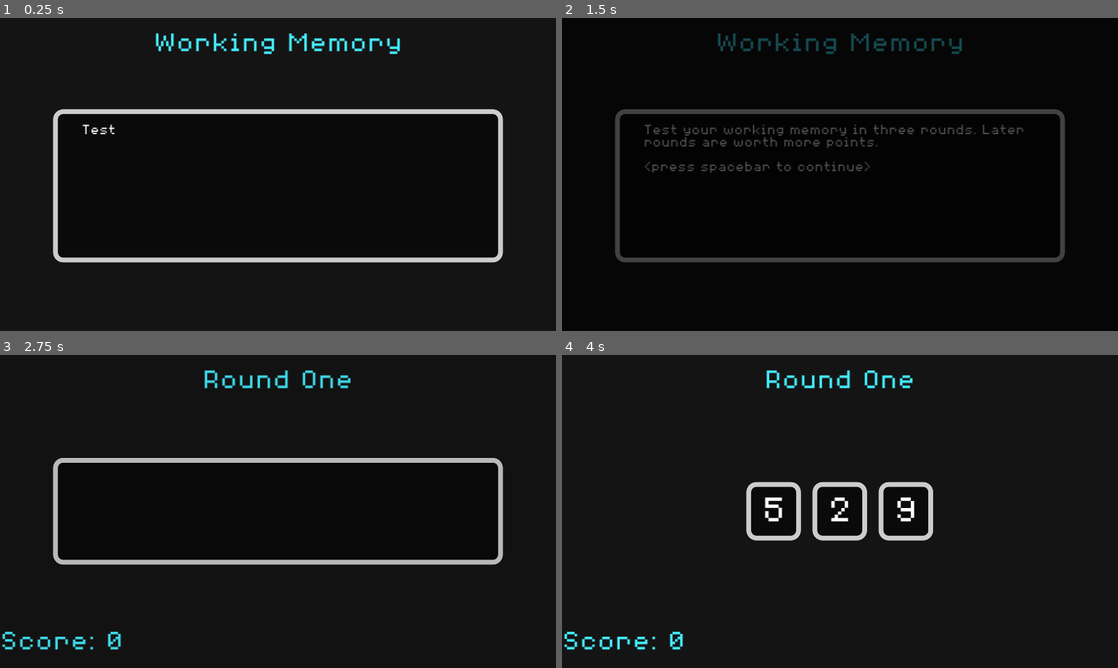
Above: before the commit, frames 1-4 (two rows, left to right).
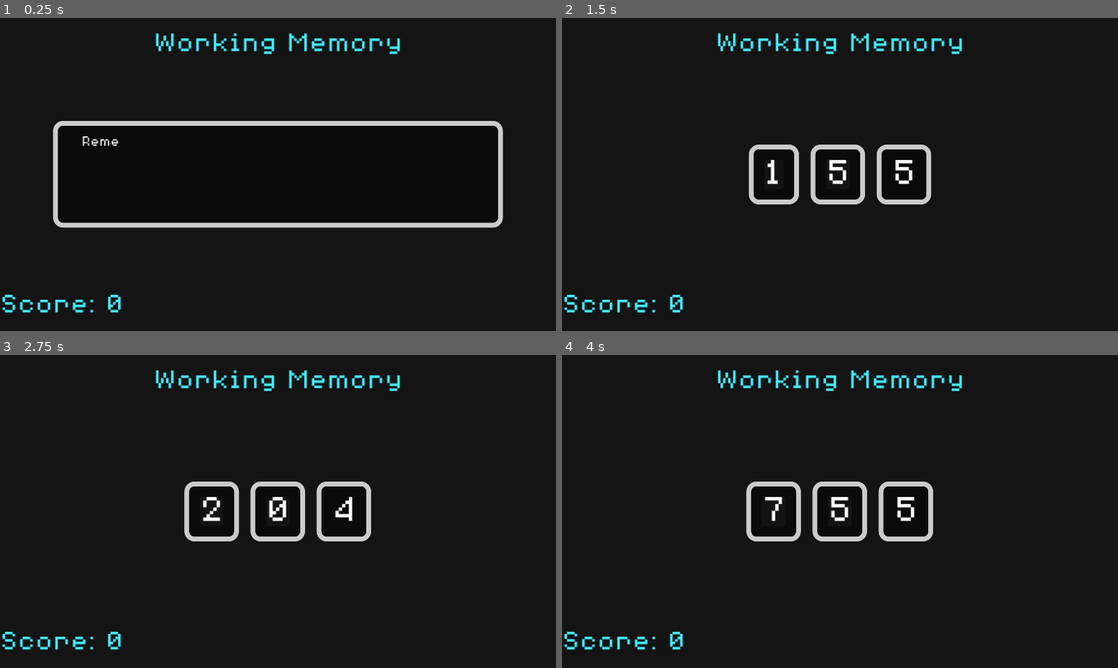
Above: after the commit, the same moments.

Repository: bblodget/WorkingMemory
Game: Godot game, scene res://GameScene.tscn
The game is run twice, just before and just after one commit, with the same random seed, the same clock (stepped at 60 frames per second) and the same inputs. Before the commit the project starts from res://Main.tscn.
Inputs:
- Up to frame 1 (0.25 s): no input
- Up to frame 2 (1.5 s): tap Enter (ui_accept) at 0.5, 0.77 s
- Up to frame 3 (2.75 s): tap Enter (ui_accept) at 1.52, 2 s
- Up to frame 4 (4 s): tap Enter (ui_accept) at 3.02, 3.5, 3.77 s

The runs differ from the first frame. In frame 1, 6.2% of the frame differs, in the area x 0-91%, y 29-95%; in frame 2, 7.5%, in the area x 0-91%, y 4-95%; in frame 3, 6.6%; in frame 4, 2.1%.

Commit message:
Figuring out color styles

Diff:
--- a/GameScene.gd
+++ b/GameScene.gd
@@ -20,6 +20,11 @@
 @onready var digit_label5 : Label = $CanvasLayer/MarginContainer/Rows/Numbers/Digit5/MarginContainer/HBoxContainer/Value
 @onready var digit_label6 : Label = $CanvasLayer/MarginContainer/Rows/Numbers/Digit6/MarginContainer/HBoxContainer/Value
 
+@onready var hide_timer : Timer = $HideTimer
+@onready var select_timer : Timer = $SelectTimer
+
+# Amount of time to show the numbers
+var show_time : float = 2.0
 
 var digit : Array = []
 var digit_label : Array = []
@@ -31,6 +36,13 @@
 var enable : bool = false
 
 const MAX_DIGITS = 7
+
+const YELLOW : Color = Color(0.898039, 0.803922, 0.278431, 1)
+const WHITE : Color = Color(0.796078, 0.796078, 0.796078, 1)
+const BLACK : Color = Color(0.0392157, 0.0392157, 0.0392157, 1)
+const RED : Color = Color(0.764706, 0.14902, 0.0862745, 1)
+const GREEN : Color = Color(0.152941, 0.705882, 0.0745098, 1)
+
 
 enum State {
 	INSTRUCTIONS,
@@ -38,6 +50,7 @@
 	SELECT,
 	HIDE,
 	INPUT,
+	WAIT2,
 	FINISHED
 }
 
@@ -51,7 +64,11 @@
 
 var current_round : Round = Round.NORMAL
 
-var tween : Tween
+var style_white : StyleBoxFlat
+var style_yellow : StyleBoxFlat
+var style_green : StyleBoxFlat
+var style_red : StyleBoxFlat
+
 
 # Called when the node enters the scene tree for the first time.
 func _ready():
@@ -75,7 +92,73 @@
 	digit_label.append(digit_label5)
 	digit_label.append(digit_label6)
 
-	#start_scene()
+	_setup_styles()
+
+	start_scene()
+
+func _setup_styles():
+	style_white = StyleBoxFlat.new()
+	style_yellow = StyleBoxFlat.new()
+	style_red = StyleBoxFlat.new()
+	style_green = StyleBoxFlat.new()
+
+	# Setup style_white
+	style_white.bg_color = BLACK
+	style_white.border_width_left = 10
+	style_white.border_width_top = 10
+	style_white.border_width_right = 10
+	style_white.border_width_bottom = 10
+	style_white.border_color = WHITE
+	style_white.corner_radius_top_left = 20
+	style_white.corner_radius_top_right = 20
+	style_white.corner_radius_bottom_right = 20
+	style_white.corner_radius_bottom_left = 20
+	style_white.corner_detail = 10
+
+	# Setup style_yellow
+	style_yellow.bg_color = BLACK
+	style_yellow.border_width_left = 10
+	style_yellow.border_width_top = 10
+	style_yellow.border_width_right = 10
+	style_yellow.border_width_bottom = 10
+	style_yellow.border_color = YELLOW
+	style_yellow.corner_radius_top_left = 20
+	style_yellow.corner_radius_top_right = 20
+	style_yellow.corner_radius_bottom_right = 20
+	style_yellow.corner_radius_bottom_left = 20
+	style_yellow.corner_detail = 10
+
+	# Setup style_red
+	style_red.bg_color = BLACK
+	style_red.border_width_left = 10
+	style_red.border_width_top = 10
+	style_red.border_width_right = 10
+	style_red.border_width_bottom = 10
+	style_red.border_color = RED
+	style_red.corner_radius_top_left = 20
+	style_red.corner_radius_top_right = 20
+	style_red.corner_radius_bottom_right = 20
+	style_red.corner_radius_bottom_left = 20
+	style_red.corner_detail = 10
+
+	# Setup style_green
+	style_green.bg_color = BLACK
+	style_green.border_width_left = 10
+	style_green.border_width_top = 10
+	style_green.border_width_right = 10
+	style_green.border_width_bottom = 10
+	style_green.border_color = RED
+	style_green.corner_radius_top_left = 20
+	style_green.corner_radius_top_right = 20
+	style_green.corner_radius_bottom_right = 20
+	style_green.corner_radius_bottom_left = 20
+	style_green.corner_detail = 10
+
+	# Set all the styles to white initially
+	for i in range(MAX_DIGITS):
+		var panel : Panel = digit[i].get_node("Panel")
+		panel.add_theme_stylebox_override("panel", style_white)
+
 
 
 #func _on_begin_button_pressed():
@@ -108,6 +191,10 @@
 			_select_number()
 		State.HIDE:
 			pass
+		State.INPUT:
+			_input_numbers()
+		State.WAIT2:
+			pass
 
 func _show_instructions():
 	match current_round:
@@ -159,15 +246,35 @@
 		else:
 			digit[i].visible = false
 
-	# Hide the numbers
+	# Show the numbers for a period
 	current_state = State.HIDE
-	#tween = create_tween()
-	#tween.set_trans(Tween.TRANS_LINEAR)
-	#tween.set_ease(Tween.EASE_IN_OUT)
-	#for i in range(num_digits):
-	#	tween.tween_property(digit_label[i], "theme_override_colors/font_color", Color(1,1,1,0), 0.5).from(Color(1,1,1,1))
-	#tween.tween_callback(_on_tween_all_completed)
-
-func _on_tween_all_completed():
-	print("done hidding")
-	current_state = State.FINISHED
+	hide_timer.start(show_time)
+
+
+func _on_hide_timer_timeout():
+	print("hide numbers")
+	for i in range(num_digits):
+		digit_label[i].visible = false
+
+	current_state = State.INPUT
+
+
+func _input_numbers():
+	current_state = State.WAIT2
+
+	for i in range(num_digits):
+		print("highlight: digit"+str(i))
+
+		# Get the child Panel of the current digit MarginContainer
+		var panel : Panel = digit[i].get_node("Panel")
+
+		panel.add_theme_stylebox_override("panel", style_yellow)
+
+
+
+
+		# Access the StyleBoxFlat directly and modify the border color
+		#var style = panel.get_theme_stylebox("panel")
+
+		# Modify the border color
+		#style.border_color = YELLOW
--- a/GameScene.tscn
+++ b/GameScene.tscn
@@ -1,10 +1,11 @@
-[gd_scene load_steps=5 format=3 uid="uid://ban7g60nv7b4h"]
+[gd_scene load_steps=6 format=3 uid="uid://ban7g60nv7b4h"]
 
 [ext_resource type="Script" path="res://GameScene.gd" id="1_6qy41"]
 [ext_resource type="Theme" path="res://BaseTheme.tres" id="2_1htor"]
 [ext_resource type="PackedScene" uid="uid://cis3uive57ohu" path="res://Textbox2.tscn" id="3_4kuba"]
-
-[sub_resource type="StyleBoxFlat" id="StyleBoxFlat_sguwi"]
+[ext_resource type="StyleBox" uid="uid://bgkv4f0rsrlty" path="res://style_white.tres" id="4_6uget"]
+
+[sub_resource type="StyleBoxFlat" id="StyleBoxFlat_bn65h"]
 bg_color = Color(0.0392157, 0.0392157, 0.0392157, 1)
 border_width_left = 10
 border_width_top = 10
@@ -30,12 +31,12 @@
 [node name="Rows" type="VBoxContainer" parent="CanvasLayer/MarginContainer"]
 layout_mode = 2
 
-[node name="Round One" type="Label" parent="CanvasLayer/MarginContainer/Rows"]
+[node name="Working Memory" type="Label" parent="CanvasLayer/MarginContainer/Rows"]
 layout_mode = 2
 theme = ExtResource("2_1htor")
 theme_override_colors/font_color = Color(0.266667, 0.933333, 1, 1)
 theme_override_font_sizes/font_size = 60
-text = "Round One"
+text = "Working Memory"
 horizontal_alignment = 1
 
 [node name="spacer1" type="HBoxContainer" parent="CanvasLayer/MarginContainer/Rows"]
@@ -44,6 +45,7 @@
 alignment = 1
 
 [node name="MarginContainer" type="MarginContainer" parent="CanvasLayer/MarginContainer/Rows"]
+visible = false
 layout_mode = 2
 size_flags_vertical = 3
 size_flags_stretch_ratio = 2.0
@@ -57,7 +59,6 @@
 size_flags_stretch_ratio = 3.0
 
 [node name="Numbers" type="HBoxContainer" parent="CanvasLayer/MarginContainer/Rows"]
-visible = false
 layout_mode = 2
 alignment = 1
 
@@ -71,7 +72,7 @@
 
 [node name="Panel" type="Panel" parent="CanvasLayer/MarginContainer/Rows/Numbers/Digit0"]
 layout_mode = 2
-theme_override_styles/panel = SubResource("StyleBoxFlat_sguwi")
+theme_override_styles/panel = ExtResource("4_6uget")
 
 [node name="MarginContainer" type="MarginContainer" parent="CanvasLayer/MarginContainer/Rows/Numbers/Digit0"]
 layout_mode = 2
@@ -81,10 +82,10 @@
 theme_override_constants/margin_bottom = 32
 
 [node name="Panel" type="Panel" parent="CanvasLayer/MarginContainer/Rows/Numbers/Digit0/MarginContainer"]
-visible = false
 layout_mode = 2
 
 [node name="HBoxContainer" type="HBoxContainer" parent="CanvasLayer/MarginContainer/Rows/Numbers/Digit0/MarginContainer"]
+custom_minimum_size = Vector2(40, 60)
 layout_mode = 2
 
 [node name="Value" type="Label" parent="CanvasLayer/MarginContainer/Rows/Numbers/Digit0/MarginContainer/HBoxContainer"]
@@ -116,10 +117,10 @@
 theme_override_constants/margin_bottom = 32
 
 [node name="Panel" type="Panel" parent="CanvasLayer/MarginContainer/Rows/Numbers/Digit1/MarginContainer"]
-visible = false
 layout_mode = 2
 
 [node name="HBoxContainer" type="HBoxContainer" parent="CanvasLayer/MarginContainer/Rows/Numbers/Digit1/MarginContainer"]
+custom_minimum_size = Vector2(40, 60)
 layout_mode = 2
 
 [node name="Value" type="Label" parent="CanvasLayer/MarginContainer/Rows/Numbers/Digit1/MarginContainer/HBoxContainer"]
@@ -154,6 +155,7 @@
 layout_mode = 2
 
 [node name="HBoxContainer" type="HBoxContainer" parent="CanvasLayer/MarginContainer/Rows/Numbers/Digit2/MarginContainer"]
+custom_minimum_size = Vector2(40, 60)
 layout_mode = 2
 
 [node name="Value" type="Label" parent="CanvasLayer/MarginContainer/Rows/Numbers/Digit2/MarginContainer/HBoxContainer"]
@@ -188,6 +190,7 @@
 layout_mode = 2
 
 [node name="HBoxContainer" type="HBoxContainer" parent="CanvasLayer/MarginContainer/Rows/Numbers/Digit3/MarginContainer"]
+custom_minimum_size = Vector2(40, 60)
 layout_mode = 2
 
 [node name="Value" type="Label" parent="CanvasLayer/MarginContainer/Rows/Numbers/Digit3/MarginContainer/HBoxContainer"]
@@ -222,6 +225,7 @@
 layout_mode = 2
 
 [node name="HBoxContainer" type="HBoxContainer" parent="CanvasLayer/MarginContainer/Rows/Numbers/Digit4/MarginContainer"]
+custom_minimum_size = Vector2(40, 60)
 layout_mode = 2
 
 [node name="Value" type="Label" parent="CanvasLayer/MarginContainer/Rows/Numbers/Digit4/MarginContainer/HBoxContainer"]
@@ -256,6 +260,7 @@
 layout_mode = 2
 
 [node name="HBoxContainer" type="HBoxContainer" parent="CanvasLayer/MarginContainer/Rows/Numbers/Digit5/MarginContainer"]
+custom_minimum_size = Vector2(40, 60)
 layout_mode = 2
 
 [node name="Value" type="Label" parent="CanvasLayer/MarginContainer/Rows/Numbers/Digit5/MarginContainer/HBoxContainer"]
@@ -290,6 +295,7 @@
 layout_mode = 2
 
 [node name="HBoxContainer" type="HBoxContainer" parent="CanvasLayer/MarginContainer/Rows/Numbers/Digit6/MarginContainer"]
+custom_minimum_size = Vector2(40, 60)
 layout_mode = 2
 
 [node name="Value" type="Label" parent="CanvasLayer/MarginContainer/Rows/Numbers/Digit6/MarginContainer/HBoxContainer"]
@@ -316,3 +322,11 @@
 text = "Score: 0
 "
 horizontal_alignment = 1
+
+[node name="HideTimer" type="Timer" parent="."]
+one_shot = true
+
+[node name="SelectTimer" type="Timer" parent="."]
+one_shot = true
+
+[connection signal="timeout" from="HideTimer" to="." method="_on_hide_timer_timeout"]
--- a/project.godot
+++ b/project.godot
@@ -11,7 +11,7 @@
 [application]
 
 config/name="WorkingMemory"
-run/main_scene="res://Main.tscn"
+run/main_scene="res://GameScene.tscn"
 config/features=PackedStringArray("4.1", "GL Compatibility")
 config/icon="res://icon.svg"
 
--- /dev/null
+++ b/style_white.tres
@@ -0,0 +1,14 @@
+[gd_resource type="StyleBoxFlat" format=3 uid="uid://bgkv4f0rsrlty"]
+
+[resource]
+bg_color = Color(0.0392157, 0.0392157, 0.0392157, 1)
+border_width_left = 10
+border_width_top = 10
+border_width_right = 10
+border_width_bottom = 10
+border_color = Color(0.152941, 0.705882, 0.0745098, 1)
+corner_radius_top_left = 20
+corner_radius_top_right = 20
+corner_radius_bottom_right = 20
+corner_radius_bottom_left = 20
+corner_detail = 10
Not shown: 6 places in GameScene.tscn that only renumber resources
Not shown, changed: .gitignore
